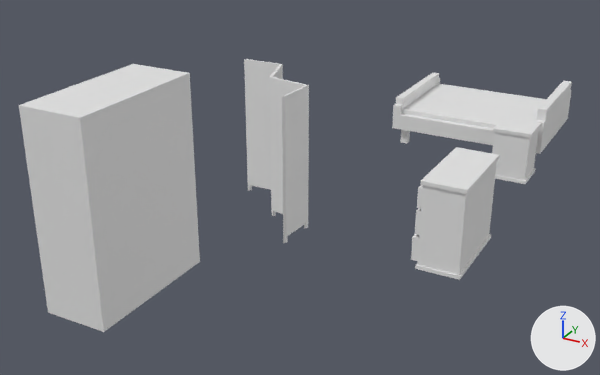
The Blender file Assets/Furniture 3D (whitebox)/Spare Room/SpareRoomItems.blend: old version first, new version second.
The view is the same before and after, from a 50 mm camera at (5.29, -11.64, 4.04) aimed at (1.19, -4.17, 0.3). Arrows for +X, +Y and +Z are at lower right; the lights stay in place.

Objects in the first picture: 'Cube', 'Cube.001', 'bed', 'bedstand', 'drawer.004', 'drawer.005', 'drawer.006', 'unit1'.
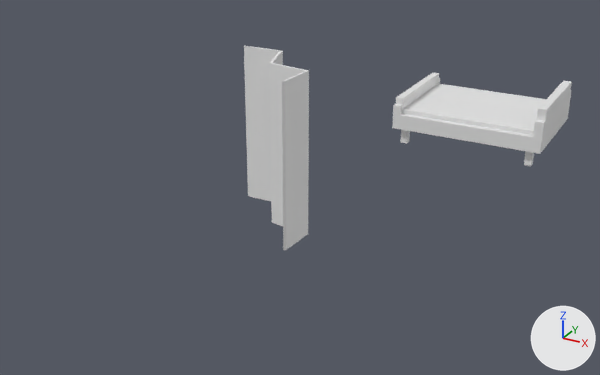
Where the newer file only moved an object's origin or applied its transform, the numbers keep the older frame.

Location of each change, (x1, y1, x2, y2) in pixels of the pictures (600 x 375 px; the box of a moved part takes in the faces that stretch with it):
'Cube', deleted
    before: (19, 64, 200, 332)
'Cube.001', reshaped (11% taller)
    before: (244, 59, 309, 243)
    after: (244, 46, 309, 250)
'unit1', deleted
    before: (415, 147, 499, 280)
'bedstand', deleted
    before: (492, 117, 541, 184)
'drawer.004', deleted
    before: (411, 234, 419, 261)
'drawer.005', deleted
    before: (415, 208, 421, 235)
'drawer.006', deleted
    before: (417, 185, 423, 209)
part 1 of me_cube_001, moved or reshaped (not visible afterwards)
    before: (248, 185, 308, 243)
part 2 of me_cube_001, moved or reshaped
    before: (244, 59, 309, 237)
    after: (244, 46, 309, 250)

What changed in the scene script:
```text
Change me_cube_001:
    where me_cube_001.from_pydata(...)  # 78 vertices, 76 faces; spans x -5.39..0.25, y -1.37..0.09, z -0.27..0.25
    used by ob_cube_001; location = (0.454, -3.453, 0.716); rotation_euler = (0.0, 0.0, 0.84), in degrees (0, 0, 48); scale = (0.0693, 1.03, 3.25)
    me_cube_001 part 1: all 26 vertices in x -5.39..0.25, y -1.37..0.09, z -0.27 are moved by (0.0, 0.0, -0.03)
    me_cube_001 part 2: all 26 vertices in x -5.39..0.25, y -1.37..0.09, z 0.25 are moved by (0.0, 0.0, 0.05)
Remove ob_bedstand:
    ob_bedstand = bpy.data.objects.new('bedstand', me_drawer)
    ob_bedstand.location = (2.928, -1.706, 0.238)
    ob_bedstand.scale = (0.22, 0.22, 0.33)
Remove ob_unit1:
    ob_unit1 = bpy.data.objects.new('unit1', me_drawer_006)
    ob_unit1.location = (2.965, -3.729, 0.193)
    ob_unit1.scale = (0.22, 0.22, 0.33)
Remove ob_drawer_004:
    ob_drawer_004 = bpy.data.objects.new('drawer.004', me_drawer_007)
    ob_drawer_004.location = (2.961, -3.735, 0.194)
    ob_drawer_004.scale = (0.22, 0.22, 0.33)
Remove ob_drawer_005:
    ob_drawer_005 = bpy.data.objects.new('drawer.005', me_drawer_008)
    ob_drawer_005.location = (2.981, -3.725, 0.488)
    ob_drawer_005.scale = (0.22, 0.22, 0.33)
Remove ob_drawer_006:
    ob_drawer_006 = bpy.data.objects.new('drawer.006', me_drawer_009)
    ob_drawer_006.location = (2.987, -3.737, 0.751)
    ob_drawer_006.scale = (0.22, 0.22, 0.33)
Remove ob_cube:
    ob_cube = bpy.data.objects.new('Cube', me_cube)
    ob_cube.location = (0.55, -6.697, 1.282)
    ob_cube.scale = (1.0, 2.76, 4.28)
```
